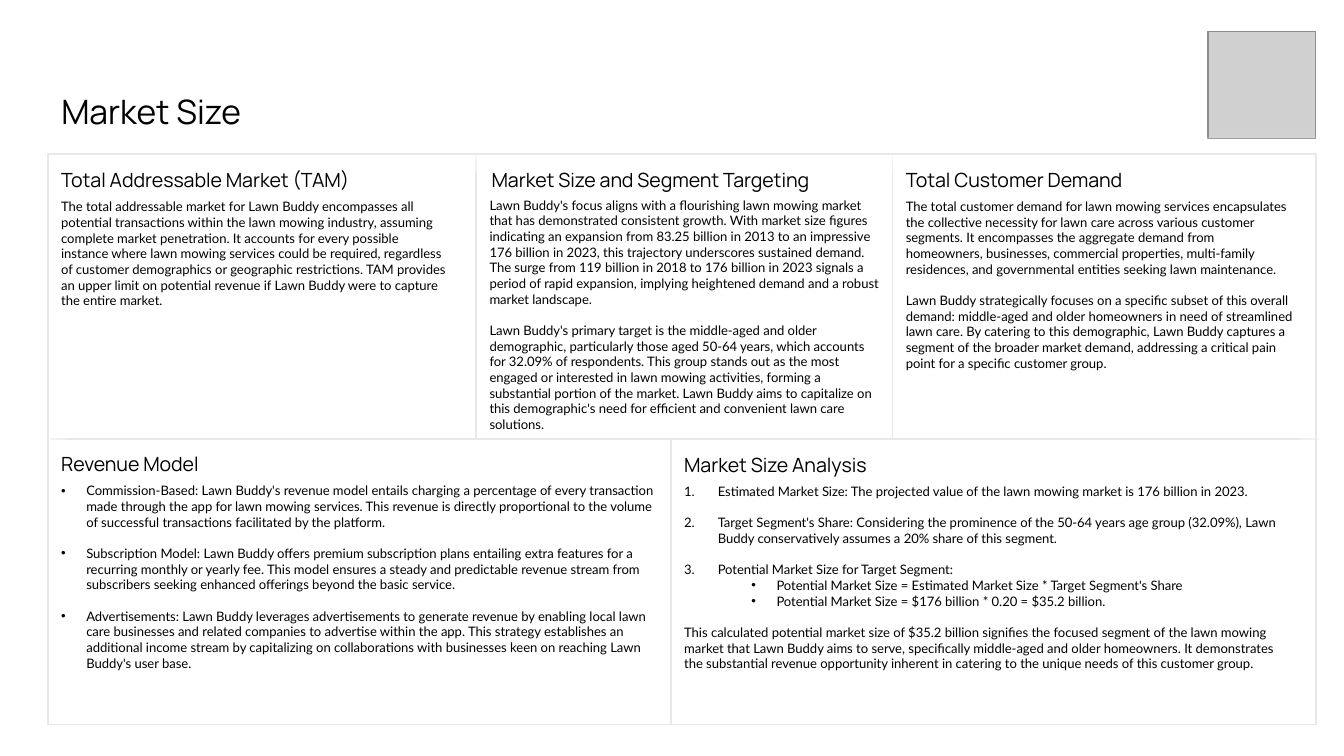
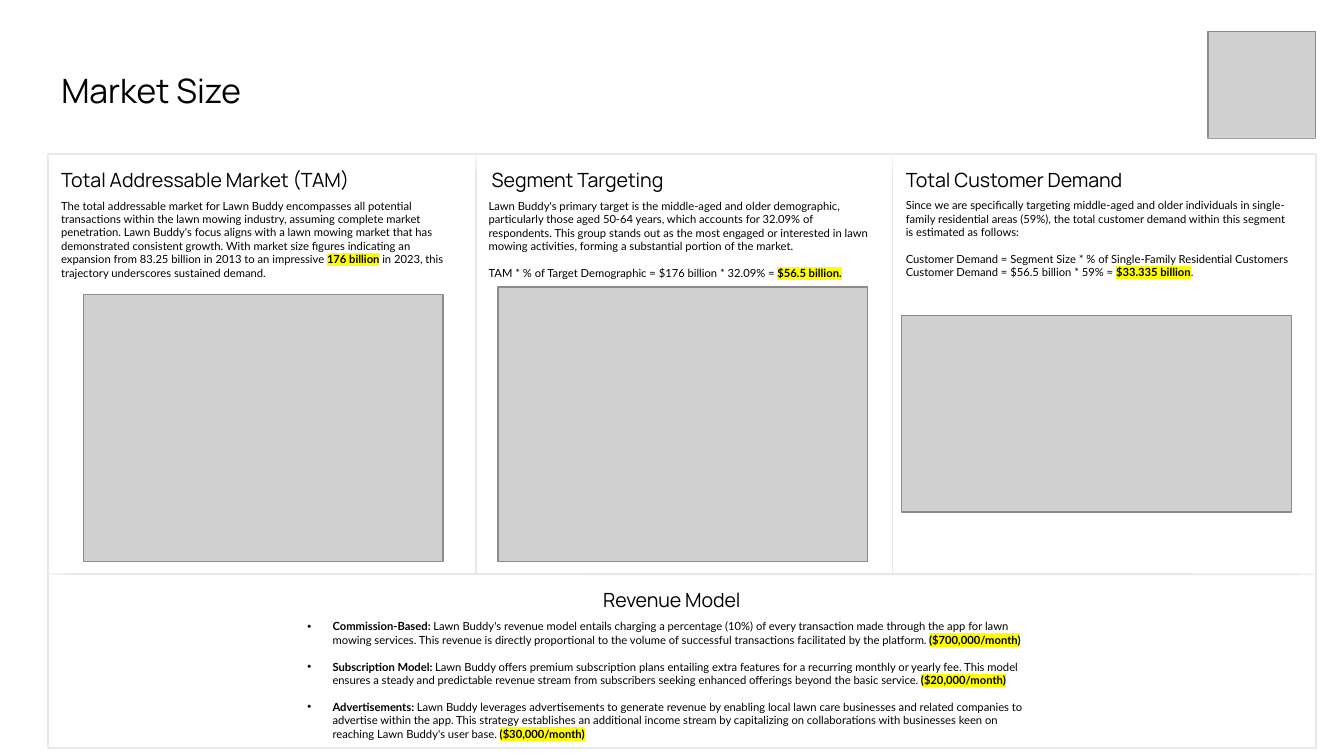
Before and after one commit to gasserahmed/VT-MIT, a slide deck: slide 8 of MGT5824-Tech-based Entrepreneurship/Assignments/Final Venture Concept Pitch/gasser18-final_pitch_slides.pptx. Drawn at 1344x756 pixels with LibreOffice and Linux fonts; fonts in the diff are those of the drawing; grey boxes stand for pictures. Boxes give left, top, right and bottom in pixels: in the first picture for what was removed or moved away, otherwise in the second. Text is boxed around its words. In the diff, an @@ line names an element or a change of style, - is before the commit and + after.

Commit message:
Finished final pitch slides

```diff
--- a/MGT5824-Tech-based Entrepreneurship/Assignments/Final Venture Concept Pitch/gasser18-final_pitch_slides.pptx
+++ b/MGT5824-Tech-based Entrepreneurship/Assignments/Final Venture Concept Pitch/gasser18-final_pitch_slides.pptx
@@ title "Market Size": place and size @@
-title "Market Size" at [61,99,241,125]
+title "Market Size" at [61,78,241,104]
@@ rectangle: place and size @@
-rectangle at [48,155,1316,724]
+rectangle at [48,155,1316,749]
@@ line moved from (476, 155) - (476, 439) to (476, 155) - (476, 574) @@
@@ text at [492,172,663,192]: text changed @@
-Market Size and Segment Targeting
+Segment Targeting
@@ line moved from (892, 155) - (892, 439) to (892, 155) - (892, 574) @@
@@ text at [61,201,443,279]: text changed; size 7 to 6 pt @@
-The total addressable market for Lawn Buddy encompasses all potential transactions within the lawn mowing industry, assuming complete market penetration. It accounts for every possible instance where lawn mowing services could be required, regardless of customer demographics or geographic restrictions. TAM provides an upper limit on potential revenue if Lawn Buddy were to capture the entire market.
+The total addressable market for Lawn Buddy encompasses all potential transactions within the lawn mowing industry, assuming complete market penetration. Lawn Buddy's focus aligns with a lawn mowing market that has demonstrated consistent growth. With market size figures indicating an expansion from 83.25 billion in 2013 to an impressive 176 billion in 2023, this trajectory underscores sustained demand.
@@ text at [489,201,868,279]: text changed; size 7 to 6 pt @@
-Lawn Buddy's focus aligns with a flourishing lawn mowing market that has demonstrated consistent growth. With market size figures indicating an expansion from 83.25 billion in 2013 to an impressive 176 billion in 2023, this trajectory underscores sustained demand. The surge from 119 billion in 2018 to 176 billion in 2023 signals a period of rapid expansion, implying heightened demand and a robust market landscape.
-Lawn Buddy's primary target is the middle-aged and older demographic, particularly those aged 50-64 years, which accounts for 32.09% of respondents. This group stands out as the most engaged or interested in lawn mowing activities, forming a substantial portion of the market. Lawn Buddy aims to capitalize on this demographic's need for efficient and convenient lawn care solutions.
+Lawn Buddy's primary target is the middle-aged and older demographic, particularly those aged 50-64 years, which accounts for 32.09% of respondents. This group stands out as the most engaged or interested in lawn mowing activities, forming a substantial portion of the market.
+TAM * % of Target Demographic = $176 billion * 32.09% = $56.5 billion.
@@ text at [906,200,1288,279]: text changed; size 7 to 6 pt @@
-The total customer demand for lawn mowing services encapsulates the collective necessity for lawn care across various customer segments. It encompasses the aggregate demand from homeowners, businesses, commercial properties, multi-family residences, and governmental entities seeking lawn maintenance.
-Lawn Buddy strategically focuses on a specific subset of this overall demand: middle-aged and older homeowners in need of streamlined lawn care. By catering to this demographic, Lawn Buddy captures a segment of the broader market demand, addressing a critical pain point for a specific customer group.
+Since we are specifically targeting middle-aged and older individuals in single-family residential areas (59%), the total customer demand within this segment is estimated as follows:
+Customer Demand = Segment Size * % of Single-Family Residential Customers
+Customer Demand = $56.5 billion * 59% = $33.335 billion.
@@ picture added at [83,294,442,562] @@
@@ picture added at [499,288,868,562] @@
@@ picture added at [902,316,1292,512] @@
@@ line removed from (671, 439) to (671, 723) @@
@@ text removed at [684,457,867,477] @@
-Market Size Analysis
@@ text removed at [684,486,1276,671] @@
-1. Estimated Market Size: The projected value of the lawn mowing market is 176 billion in 2023.
-2. Target Segment's Share: Considering the prominence of the 50-64 years age group (32.09%), Lawn Buddy conservatively assumes a 20% share of this segment.
-3. Potential Market Size for Target Segment:
-  • Potential Market Size = Estimated Market Size * Target Segment's Share
-  • Potential Market Size = $176 billion * 0.20 = $35.2 billion.
-This calculated potential market size of $35.2 billion signifies the focused segment of the lawn mowing market that Lawn Buddy aims to serve, specifically middle-aged and older homeowners. It demonstrates the substantial revenue opportunity inherent in catering to the unique needs of this customer group.
@@ line moved from (50, 439) - (1318, 439) to (48, 574) - (1318, 574) @@
@@ text "Revenue Model": place and size @@
-text "Revenue Model" at [61,456,198,472]
+text "Revenue Model" at [603,592,740,608]
@@ text "Revenue Model" at [603,592,740,608]: alignment left to centre @@
@@ text at [333,621,1022,740]: text changed; size 7 to 6 pt @@
-• Commission-Based: Lawn Buddy's revenue model entails charging a percentage of every transaction made through the app for lawn mowing services. This revenue is directly proportional to the volume of successful transactions facilitated by the platform.
-• Subscription Model: Lawn Buddy offers premium subscription plans entailing extra features for a recurring monthly or yearly fee. This model ensures a steady and predictable revenue stream from subscribers seeking enhanced offerings beyond the basic service.
-• Advertisements: Lawn Buddy leverages advertisements to generate revenue by enabling local lawn care businesses and related companies to advertise within the app. This strategy establishes an additional income stream by capitalizing on collaborations with businesses keen on reaching Lawn Buddy's user base.
+• Commission-Based: Lawn Buddy's revenue model entails charging a percentage (10%) of every transaction made through the app for lawn mowing services. This revenue is directly proportional to the volume of successful transactions facilitated by the platform. ($700,000/month)
+• Subscription Model: Lawn Buddy offers premium subscription plans entailing extra features for a recurring monthly or yearly fee. This model ensures a steady and predictable revenue stream from subscribers seeking enhanced offerings beyond the basic service. ($20,000/month)
+• Advertisements: Lawn Buddy leverages advertisements to generate revenue by enabling local lawn care businesses and related companies to advertise within the app. This strategy establishes an additional income stream by capitalizing on collaborations with businesses keen on reaching Lawn Buddy's user base. ($30,000/month)
```
Also in this commit, not shown: 9 other slides changed, 1 slide added, 9 slides removed, 1 other file.
